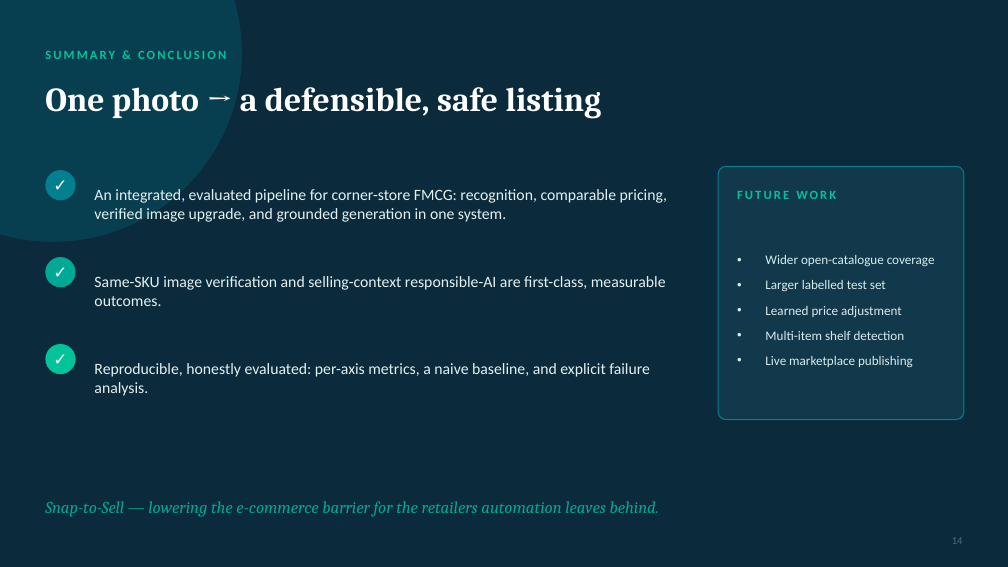
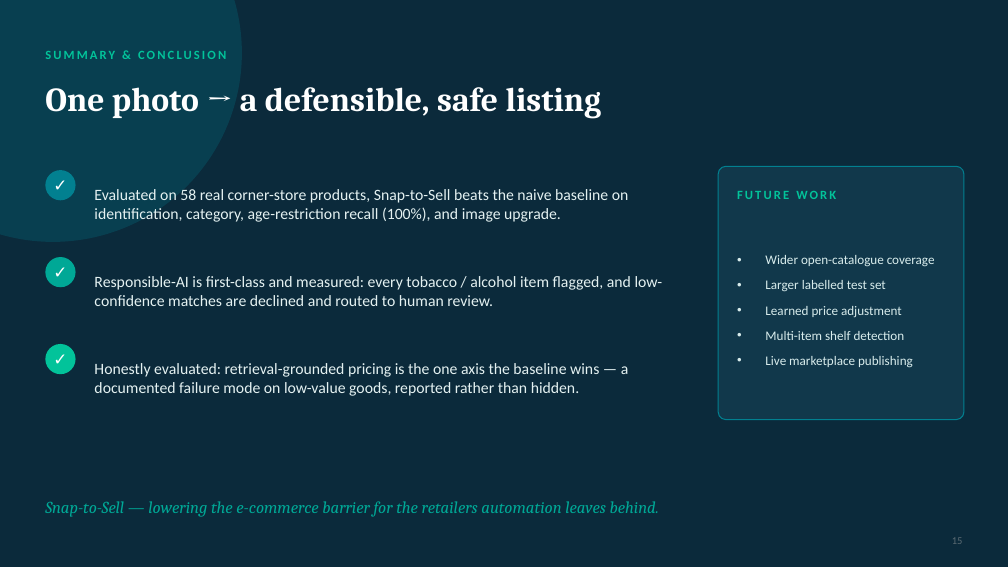
Before and after one commit to kennasoft/MIA5100_group_project, a slide deck: slide 15 of docs/final_report/Snap-to-Sell-presentation.pptx (slide 14 before the commit). Drawn at 1008x567 pixels with LibreOffice and Linux fonts; fonts in the diff are those of the drawing. Boxes give left, top, right and bottom in pixels: in the first picture for what was removed or moved away, otherwise in the second. Text is boxed around its words. In the diff, an @@ line names an element or a change of style, - is before the commit and + after.

Commit message:
feat: Implement per-run HTML report generation for Snap-to-Sell
- Added `report.py` to generate a self-contained HTML report for each pipeline run, detailing processed items, retrieval candidates, final listings, and accuracy metrics.
- Enhanced `retrieve.py` to support multipack detection and price normalization for single-unit queries, improving retrieval accuracy.
- Introduced a price confidence gate that declines to price ambiguous matches or when the recognized brand cannot be confirmed in the listing title.
- Added unit tests for the new features, including pack detection, price normalization, and confidence gate logic.

```diff
--- a/docs/final_report/Snap-to-Sell-presentation.pptx
+++ b/docs/final_report/Snap-to-Sell-presentation.pptx
@@ text at <box>94,189,629,222</box>: text changed @@
-An integrated, evaluated pipeline for corner-store FMCG: recognition, comparable pricing, verified image upgrade, and grounded generation in one system.
+Evaluated on 58 real corner-store products, Snap-to-Sell beats the naive baseline on identification, category, age-restriction recall (100%), and image upgrade.
@@ text at <box>94,276,663,306</box>: text changed @@
-Same-SKU image verification and selling-context responsible-AI are first-class, measurable outcomes.
+Responsible-AI is first-class and measured: every tobacco / alcohol item flagged, and low-confidence matches are declined and routed to human review.
@@ text at <box>94,363,629,396</box>: text changed @@
-Reproducible, honestly evaluated: per-axis metrics, a naive baseline, and explicit failure analysis.
+Honestly evaluated: retrieval-grounded pricing is the one axis the baseline wins — a documented failure mode on low-value goods, reported rather than hidden.
```
Also in this commit, not shown: 1 other slide changed, 3 slides added, 2 slides removed, 16 other files.
